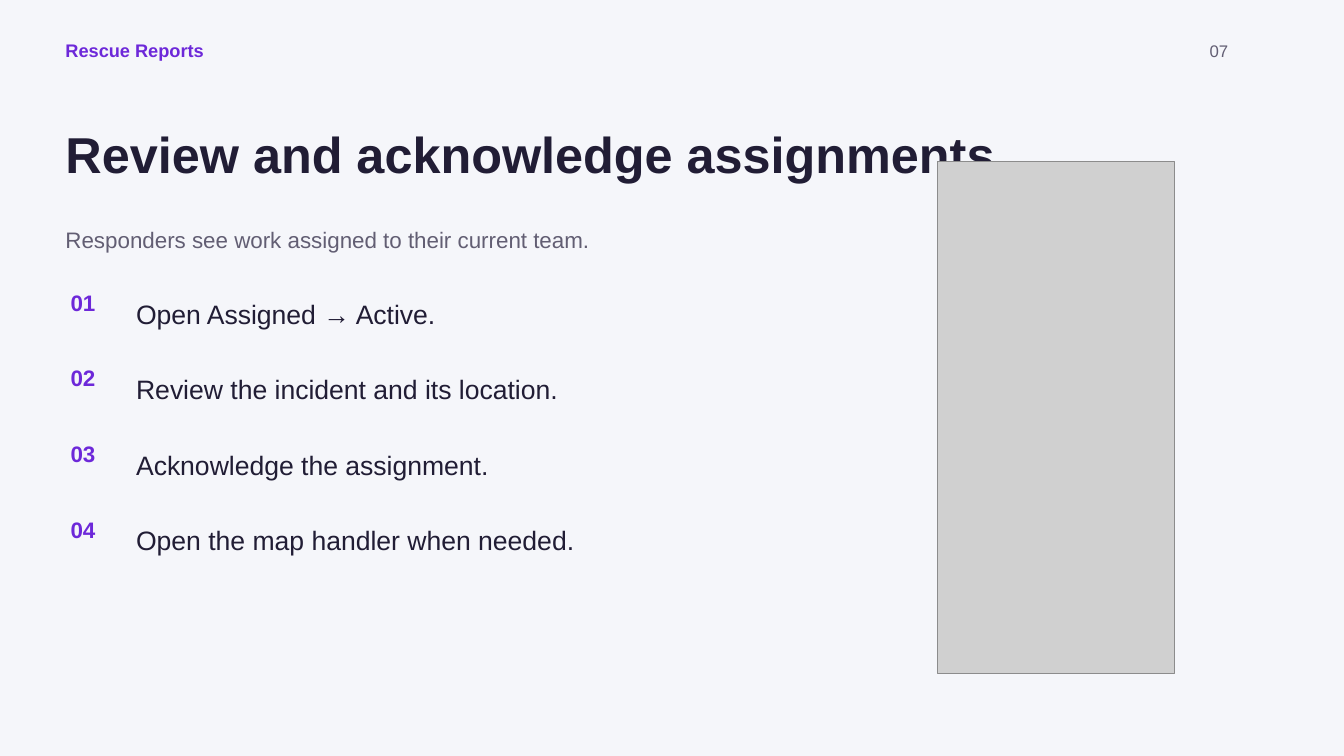
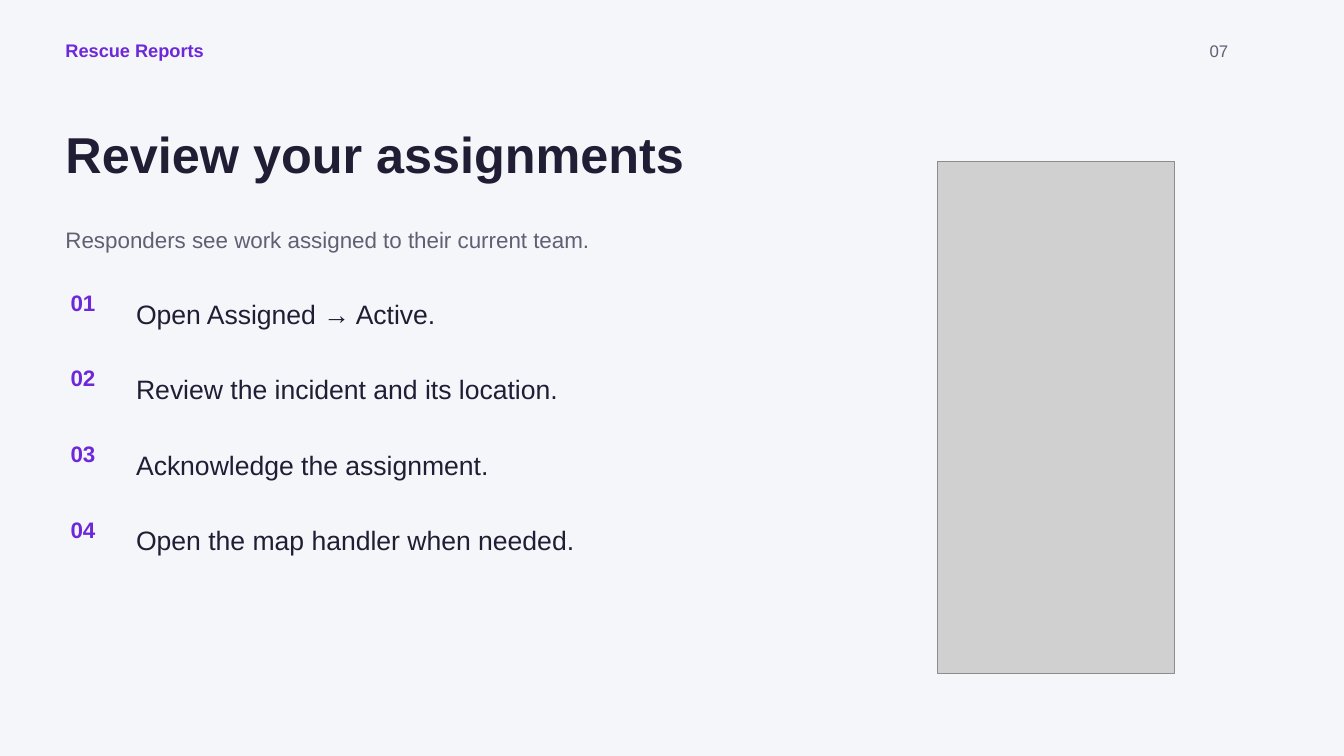
Before and after one commit to andireyes06-maker/disaster-rescue, a slide deck: slide 7 of docs/user-guide/Rescue-Reports-User-Guide.pptx. Drawn at 1344x756 pixels with LibreOffice and Linux fonts; fonts in the diff are those of the drawing; grey boxes stand for pictures. Boxes give left, top, right and bottom in pixels: in the first picture for what was removed or moved away, otherwise in the second. Text is boxed around its words. In the diff, an @@ line names an element or a change of style, - is before the commit and + after.

Commit message:
feat: prepare reviewed submission materials and portable Android demo

```diff
--- a/docs/user-guide/Rescue-Reports-User-Guide.pptx
+++ b/docs/user-guide/Rescue-Reports-User-Guide.pptx
@@ text at [65,136,684,183]: text changed @@
-Review and acknowledge assignments
+Review your assignments
```
Also in this commit, not shown: 1 other slide changed, 33 other files.
